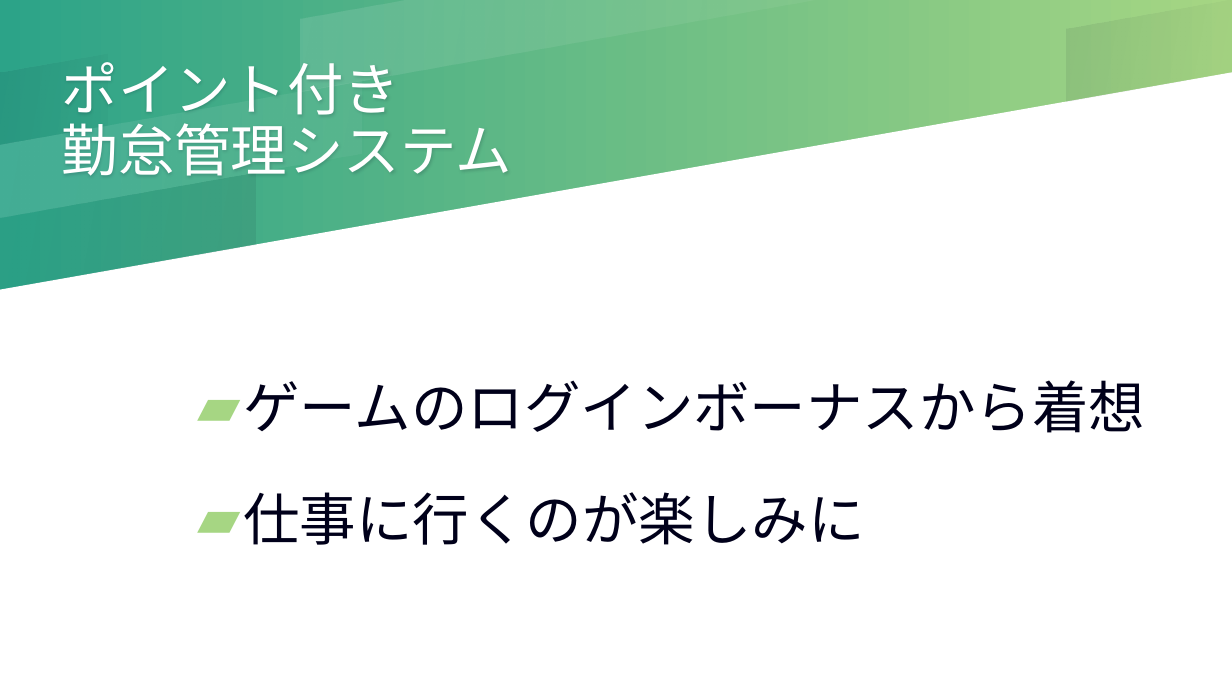
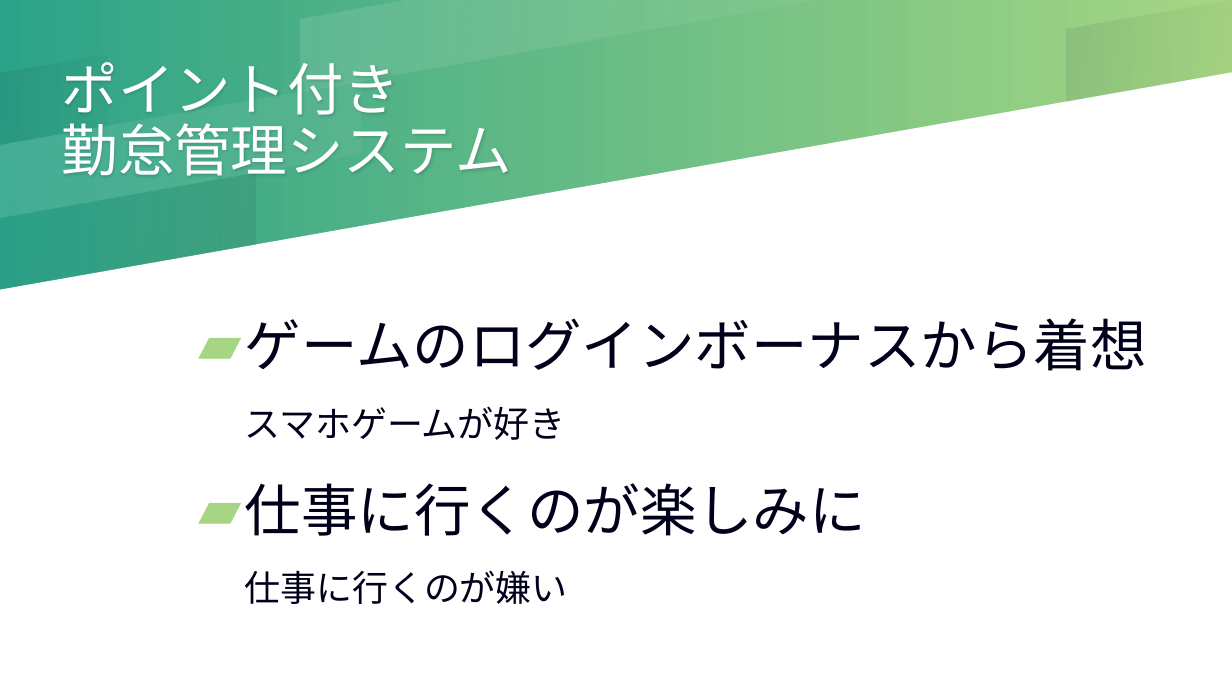
Before and after one commit to Ikeda-Tomohisa/point, a slide deck: slide 2 of PHP自作発表.pptx. Drawn at 1232x693 pixels with LibreOffice and Linux fonts; fonts in the diff are those of the drawing. Boxes give left, top, right and bottom in pixels: in the first picture for what was removed or moved away, otherwise in the second. Text is boxed around its words. In the diff, an @@ line names an element or a change of style, - is before the commit and + after.

```diff
--- a/PHP自作発表.pptx
+++ b/PHP自作発表.pptx
@@ text "ゲームのログインボーナスから着想": place and size @@
-text "ゲームのログインボーナスから着想" at [243,380,1145,545]
+text "ゲームのログインボーナスから着想" at [245,318,1147,604]
@@ text at [245,318,1147,536]: line spacing 1.5 to 1.3 @@
@@ text at [245,406,566,440]: paragraph added @@
+スマホゲームが好き
@@ text at [245,570,568,604]: paragraph added @@
+仕事に行くのが嫌い
```
Also in this commit, not shown: 4 other slides changed, 2 other files.
